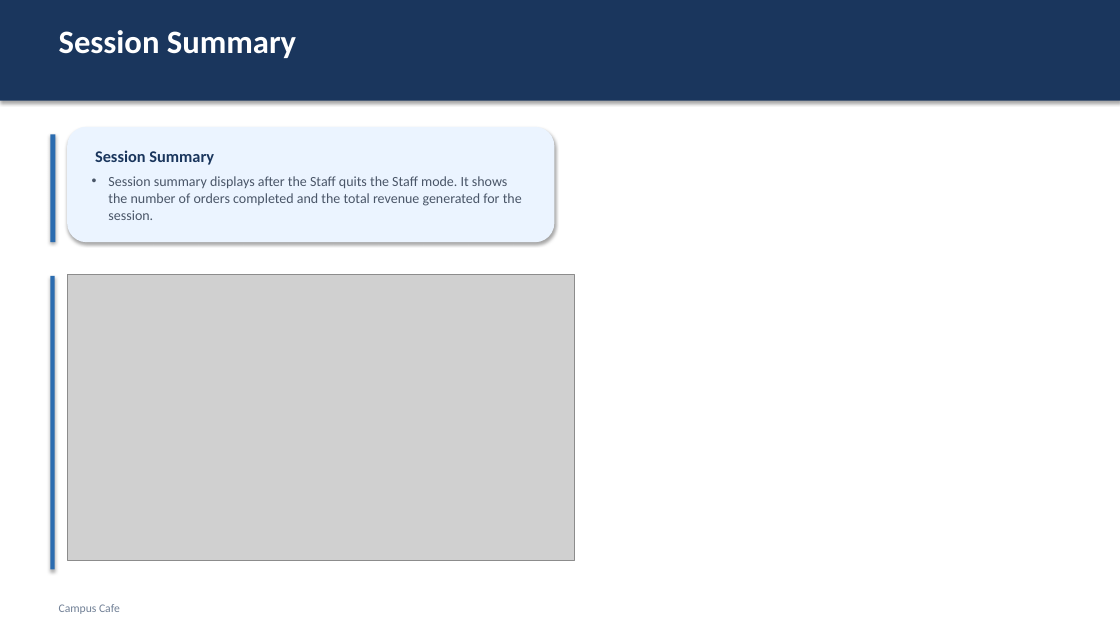
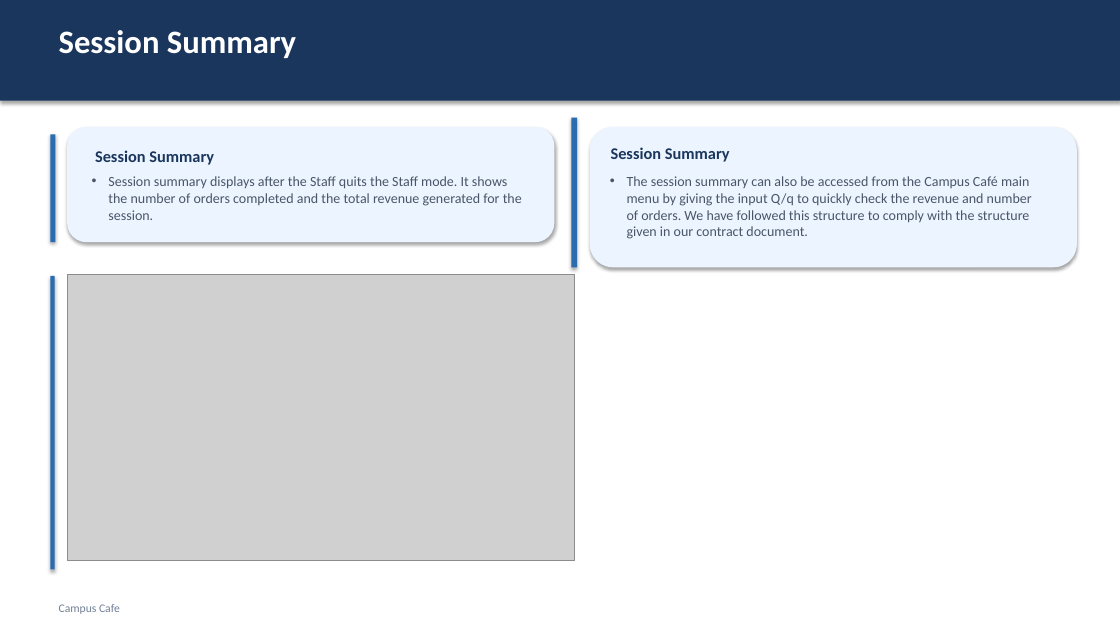
Before and after one commit to coding-jedi-ninja/CS_projects, a slide deck: slide 31 of CS_5001_Final_Presentation_Campus_Cafe_Project_Arja_Yanyan.pptx (slide 37 before the commit). Drawn at 1120x630 pixels with LibreOffice and Linux fonts; fonts in the diff are those of the drawing; grey boxes stand for pictures. Boxes give left, top, right and bottom in pixels: in the first picture for what was removed or moved away, otherwise in the second. Text is boxed around its words. In the diff, an @@ line names an element or a change of style, - is before the commit and + after.

```diff
--- a/CS_5001_Final_Presentation_Campus_Cafe_Project_Arja_Yanyan.pptx
+++ b/CS_5001_Final_Presentation_Campus_Cafe_Project_Arja_Yanyan.pptx
@@ rectangle added at box(571, 118, 577, 267), fill #2B6CB0 @@
@@ rounded rectangle added at box(590, 127, 1077, 267), fill #EBF4FF @@
@@ text added at box(611, 147, 730, 162), 14 pt, text #1A365D, bold @@
+Session Summary
@@ text added at box(627, 176, 1032, 239), 12 pt, text #4A5668 @@
+• The session summary can also be accessed from the Campus Café main menu by giving the input Q/q to quickly check the revenue and number of orders. We have followed this structure to comply with the structure given in our contract document.
```
Also in this commit, not shown: 3 other slides changed, 1 other file.
